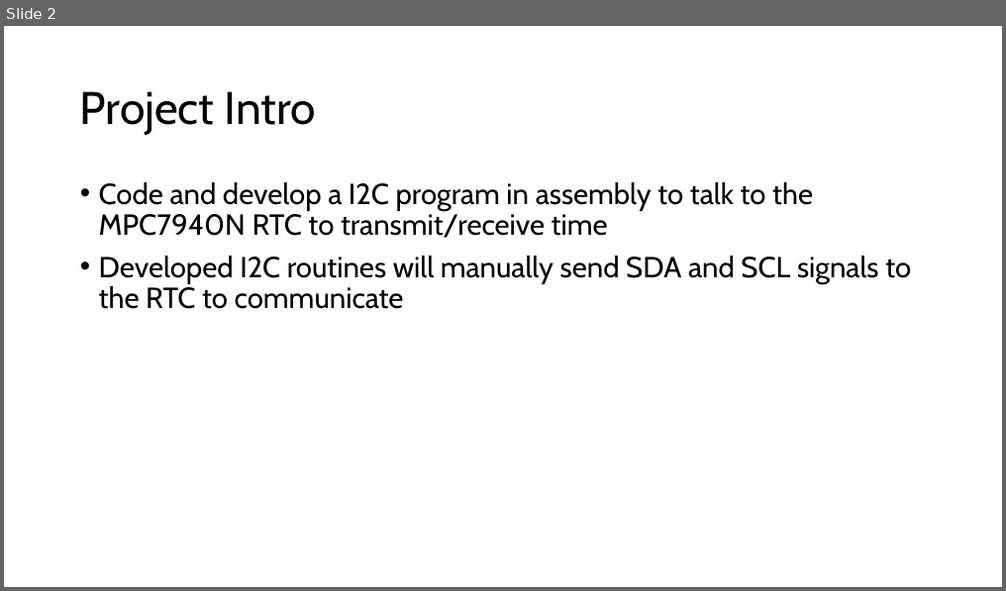
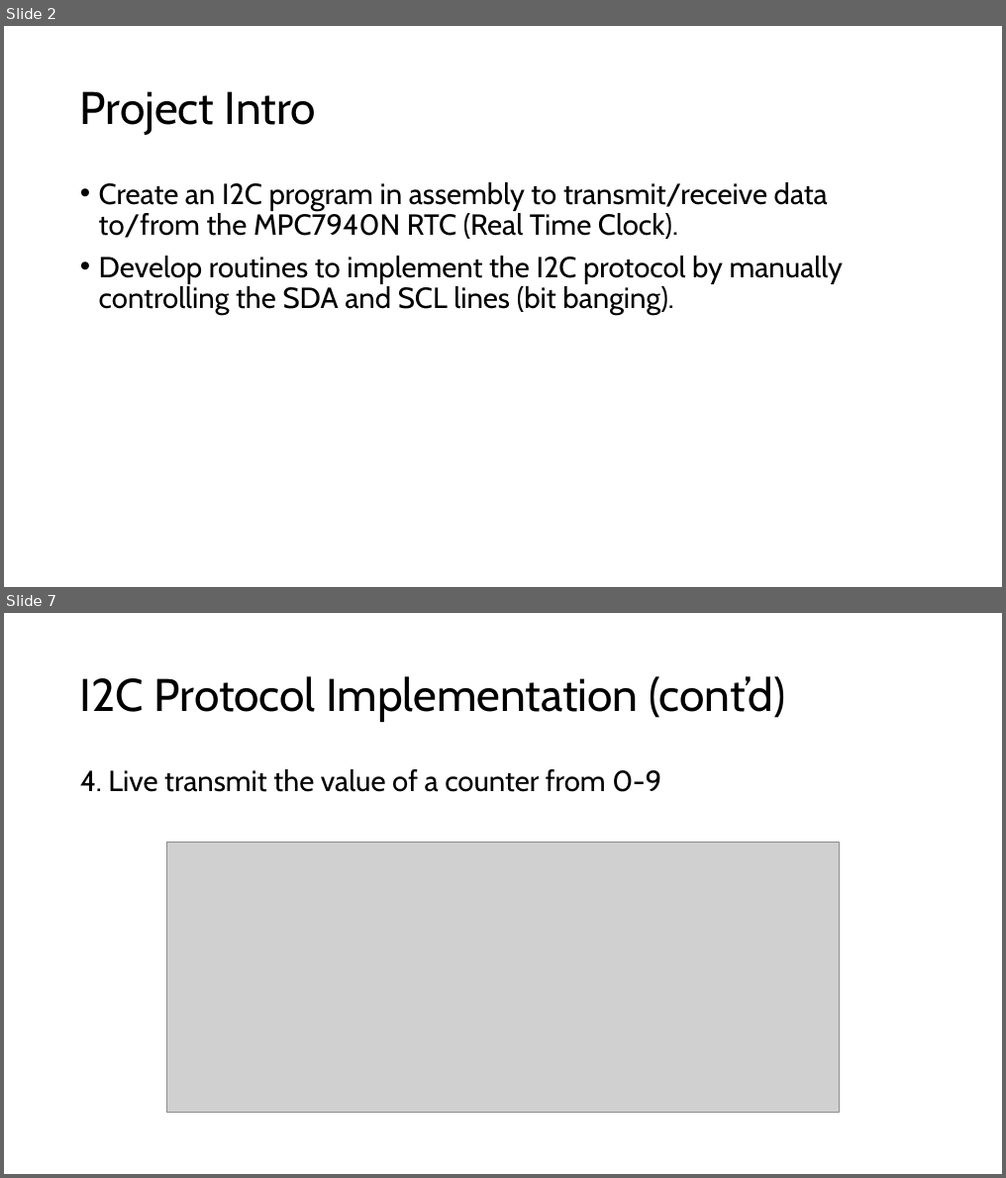
Before and after one commit to gjshort/EELE_465_project_2, a slide deck: docs/assets/EELE465 Project 2 - I2C Bit Banging.pptx. Shown one above the other, each under a label of ours: slide 2 before the commit, slides 2 and 7 after it; the slides between them are not shown. The pictures are 1006x591 and 1006x1178 pixels, drawn with LibreOffice and Linux fonts; fonts in the diff are those of the drawing; grey boxes stand for pictures. Boxes give left, top, right and bottom in pixels: in the first picture for what was removed or moved away, otherwise in the second. Text is boxed around its words. In the diff, an @@ line names an element or a change of style, - is before the commit and + after.

```diff
--- a/docs/assets/EELE465 Project 2 - I2C Bit Banging.pptx
+++ b/docs/assets/EELE465 Project 2 - I2C Bit Banging.pptx
@@ slide 7 added at (4,613,1002,1174), background #FFFFFF @@
@@ title added at (80,676,785,722), 44 pt, text #000000 @@
+I2C Protocol Implementation (cont’d)
@@ text added at (80,769,661,792), 28 pt, text #000000 @@
+4. Live transmit the value of a counter from 0-9
@@ picture added at (167,842,839,1112) @@
@@ slide 2 changed as well @@
@@ text at (99,182,843,316): text changed @@
-• Code and develop a I2C program in assembly to talk to the MPC7940N RTC to transmit/receive time
-• Developed I2C routines will manually send SDA and SCL signals to the RTC to communicate
+• Create an I2C program in assembly to transmit/receive data to/from the MPC7940N RTC (Real Time Clock).
+• Develop routines to implement the I2C protocol by manually controlling the SDA and SCL lines (bit banging).
```
Also in this commit, not shown: 1 other slide changed, 12 other slides added, 6 other files.
